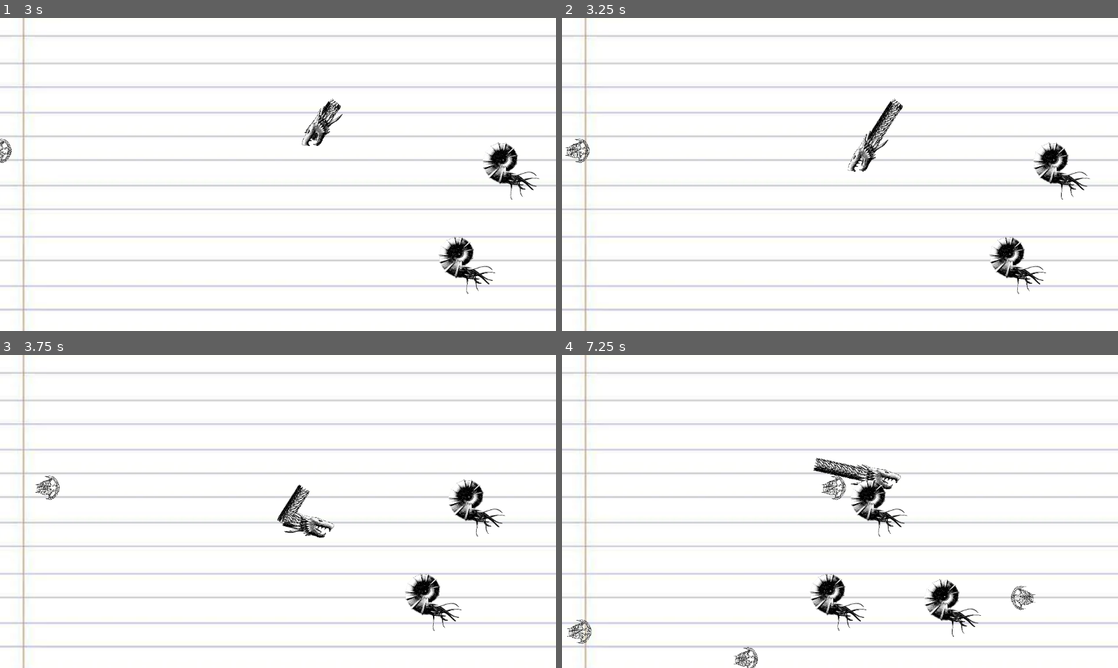
Above: before the commit, frames 1-4 (two rows, left to right).
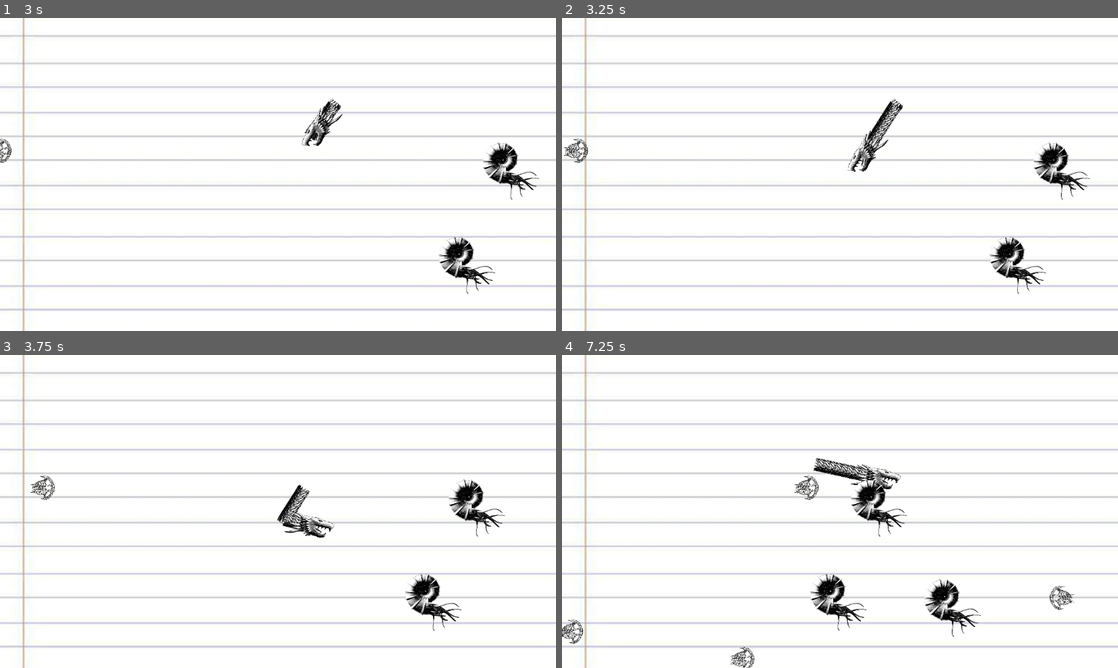
Above: after the commit, the same moments.

Repository: M1rceaDogaru/gwj-83
Game: Godot game, scene res://map/map.tscn
Two runs of this game, one before a commit and one after it. Both use one fixed random seed, a clock stepped at 60 frames per second and the inputs below.
Inputs (mouse positions are in pixels of both pictures, inside the frame that each line leads up to):
- Up to frame 1 (3 s): tap Enter at 0.5 s; move the mouse to (400, 158) at 0.52 s; move the mouse to (166, 190) at 1.27 s; move the mouse to (333, 105) at 2.02 s; move the mouse to (250, 237) at 2.77 s
- Up to frame 2 (3.25 s): no input
- Up to frame 3 (3.75 s): move the mouse to (444, 558) at 3.52 s
- Up to frame 4 (7.25 s): move the mouse to (673, 464) at 4.27 s; move the mouse to (867, 511) at 5.02 s; move the mouse to (756, 433) at 5.77 s; move the mouse to (962, 495) at 6.52 s

Frame 1 is identical in both runs. In frame 2, 0.2% of the frame differs, in the area x 0-5%, y 38-47%; in frame 3, 0.2%; in frame 4, 1.1%, in the area x 0-93%, y 38-100%.

Commit message:
Implement eating

Diff:
--- a/src/mobs/ammonite.gd
+++ b/src/mobs/ammonite.gd
@@ -1,4 +1,7 @@
 extends Area2D
+
+@export var score: int = 5
+@export var required_score_to_eat: int = 5
 
 var velocity
 
@@ -19,4 +22,8 @@
 	print(area.name)
 
 func _on_body_entered(body: Node2D) -> void:
-	print(body.name)
+	if body.name == "Player":
+		var player_score = body.get_meta("Score")
+		if player_score >= required_score_to_eat:
+			body.set_meta("Score", player_score+score)
+			queue_free()
--- a/src/mobs/ammonite.tscn
+++ b/src/mobs/ammonite.tscn
@@ -9,6 +9,7 @@
 script = ExtResource("1_fvhut")
 metadata/_edit_group_ = true
 metadata/IsFacingRight = true
+metadata/Score = 5
 
 [node name="Sprite2D" type="Sprite2D" parent="."]
 scale = Vector2(0.6, 0.6)
--- a/src/mobs/trilobite.gd
+++ b/src/mobs/trilobite.gd
@@ -1,4 +1,7 @@
 extends Area2D
+
+@export var score: int = 1
+@export var required_score_to_eat: int = 0
 
 var velocity
 
@@ -19,4 +22,8 @@
 	print(area.name)
 
 func _on_body_entered(body: Node2D) -> void:
-	print(body.name)
+	if body.name == "Player":
+		var player_score = body.get_meta("Score")
+		if player_score >= required_score_to_eat:
+			body.set_meta("Score", player_score+score)
+			queue_free()
--- a/src/mobs/trilobite.tscn
+++ b/src/mobs/trilobite.tscn
@@ -1,12 +1,12 @@
 [gd_scene load_steps=4 format=3 uid="uid://b3rx4xd54ocg8"]
 
-[ext_resource type="Script" uid="uid://2n3hm0u2xsmq" path="res://mobs/ammonite.gd" id="1_fnib4"]
+[ext_resource type="Script" uid="uid://dohtc0pnd2lqc" path="res://mobs/trilobite.gd" id="1_2fp7f"]
 [ext_resource type="Texture2D" uid="uid://c2r1fo611hls5" path="res://sprites/mobs/trilobite.png" id="2_2fp7f"]
 
 [sub_resource type="CircleShape2D" id="CircleShape2D_fvhut"]
 
 [node name="Area2D" type="Area2D"]
-script = ExtResource("1_fnib4")
+script = ExtResource("1_2fp7f")
 metadata/_edit_group_ = true
 metadata/IsFacingRight = true
 
--- a/src/player/player.tscn
+++ b/src/player/player.tscn
@@ -10,9 +10,8 @@
 
 [node name="Player" type="CharacterBody2D"]
 script = ExtResource("1_rkbax")
-spawn_interval = 0.025
 trail_texture = ExtResource("2_g1dw6")
-trail_scale = 0.25
+metadata/Score = 0
 
 [node name="Sprite2D" type="Sprite2D" parent="."]
 scale = Vector2(0.4, 0.4)
--- a/src/player/segment.gd
+++ b/src/player/segment.gd
@@ -1,12 +1,12 @@
 extends CharacterBody2D
 
 @export var speed = 500                  # Movement speed
-@export var spawn_interval = 0.1         # Trail spawn interval (seconds)
+@export var spawn_interval = 0.025       # Trail spawn interval (seconds)
 @export var trail_length = 20            # Fixed number of trail segments
+@export var trail_scale: float = 0.25
 @export var trail_texture: Texture2D     # Trail texture
 @export var tail_texture: Texture2D      # Texture for tail segment
 @export var middle_texture: Texture2D    # Texture for 10th segment
-@export var trail_scale: float = 1.0
 
 var trail_sprites = []                   # Stores generated trail sprites
 var last_rotation = 0                    # Stores last rotation angle
